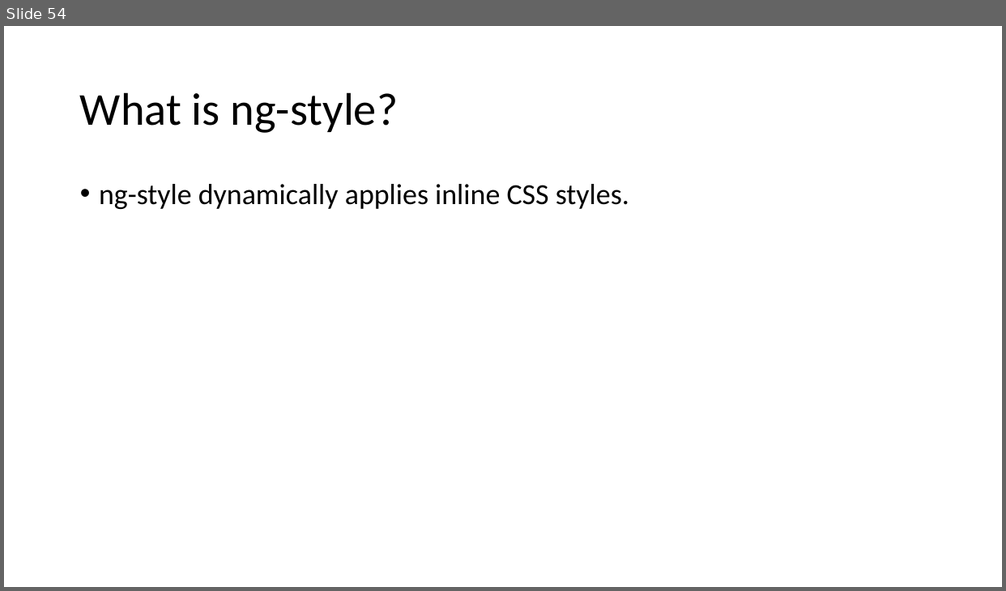
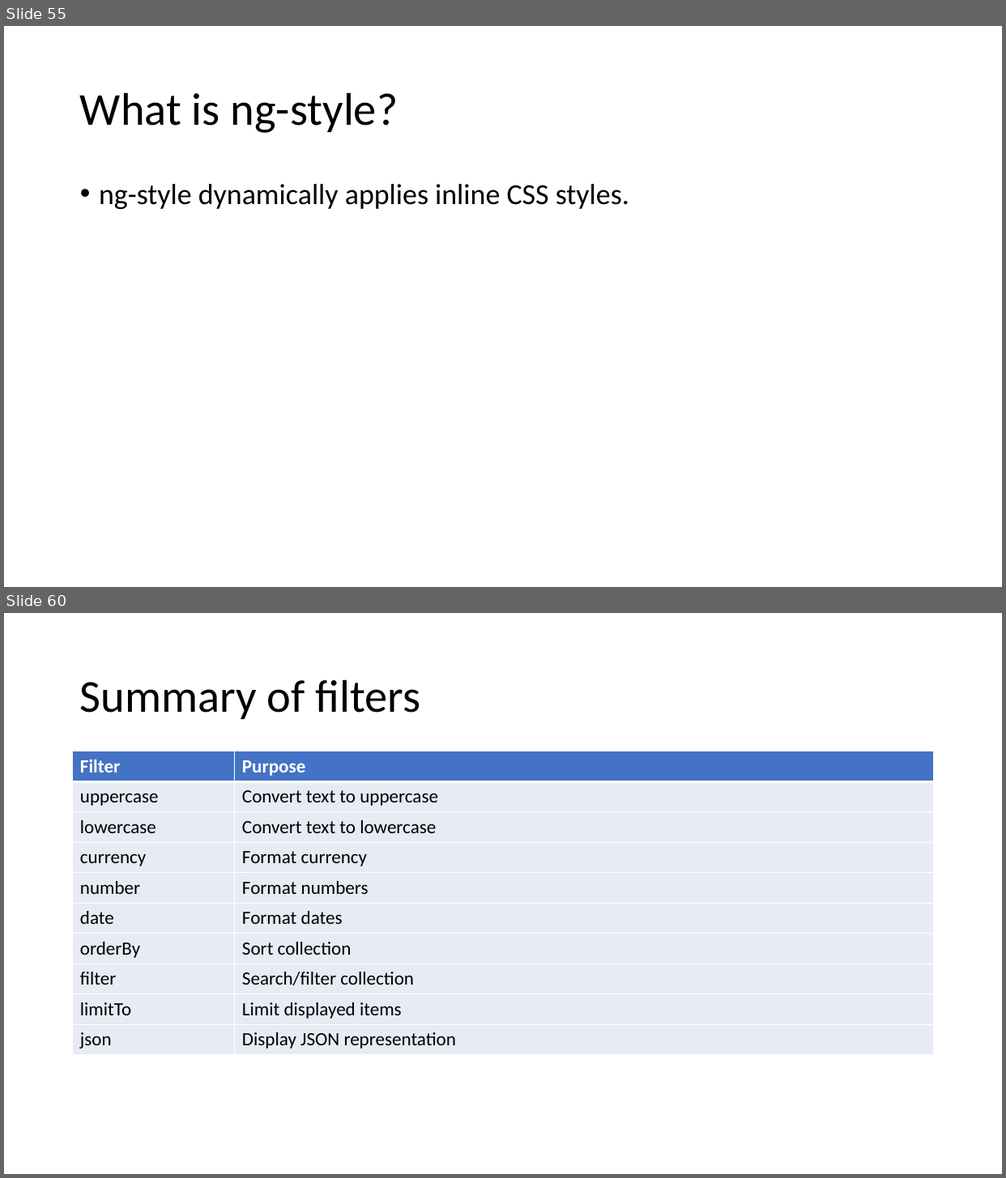
Before and after one commit to vivek-gohil/MIT, a slide deck: Angular JS.pptx. Shown one above the other, each under a label of ours: slide 54 before the commit, slides 55 and 60 after it; the slides between them are not shown. The pictures are 1006x591 and 1006x1178 pixels, drawn with LibreOffice and Linux fonts; fonts in the diff are those of the drawing. Boxes give left, top, right and bottom in pixels: in the first picture for what was removed or moved away, otherwise in the second. Text is boxed around its words. In the diff, an @@ line names an element or a change of style, - is before the commit and + after.

```diff
--- a/Angular JS.pptx
+++ b/Angular JS.pptx
@@ slide 60 added at (4,613,1002,1174), background #FFFFFF @@
@@ title added at (80,679,421,719), 44 pt, text #000000 @@
+Summary of filters
@@ table added at (73,752,934,1052), 10 rows, 2 columns @@
+Filter | Purpose
+uppercase | Convert text to uppercase
+lowercase | Convert text to lowercase
+currency | Format currency
+number | Format numbers
+date | Format dates
+orderBy | Sort collection
+filter | Search/filter collection
+limitTo | Limit displayed items
+json | Display JSON representation
@@ what was slide 54 is now slide 55 @@
```
Also in this commit, not shown: 1 slide changed, 9 other slides added.
